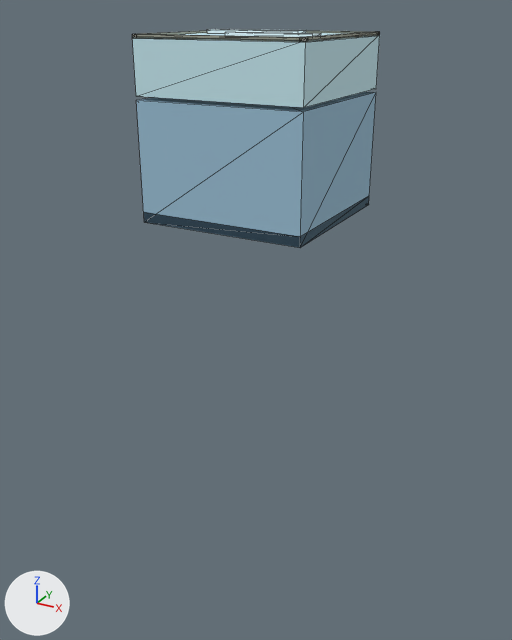
One commit to the glTF model assets/Blocks/glTF/Block_Ice.glb: the scene before it, then after it.
Rendered twice from a camera (50 mm lens) standing at (2.0, -3.7, 0.63) and looking at (-0.03, 0.0, -1.21). The lights are fixed; the arrows at lower left show +X, +Y and +Z. The older version comes first. Mesh edges are drawn as thin lines. Where no turn or scale is listed for an object, it has been applied to the vertices. Vertices at exactly the same position are counted once.

Before the edit, the objects in view are built like this:
```python
me_geometry_0 = bpy.data.meshes.new('geometry_0')
me_geometry_0.from_pydata(...)  # 60 vertices, 106 faces; spans x -0.5..0.5, y -0.5..0.5, z -0.5..0.52
me_geometry_0.materials.append(mat_material_0)
# before: 0 (-0.5, 0.5, -0.5), 1 (-0.5, -0.5, -0.5) at pixel (144, 222), 4 (0.5, 0.5, -0.5) at pixel (368, 204), 5 (0.5, -0.5, -0.5) at pixel (300, 247), 8 (-0.5, 0.5, -0.44)
# before: 9 (-0.5, -0.5, -0.44) at pixel (143, 212), 10 (0.5, 0.5, -0.44) at pixel (369, 195), 11 (0.5, -0.5, -0.44) at pixel (300, 236)
ob_geometry_0 = bpy.data.objects.new('geometry_0', me_geometry_0)
ob_geometry_0.location = (0.0, 0.0, 0.0)
```
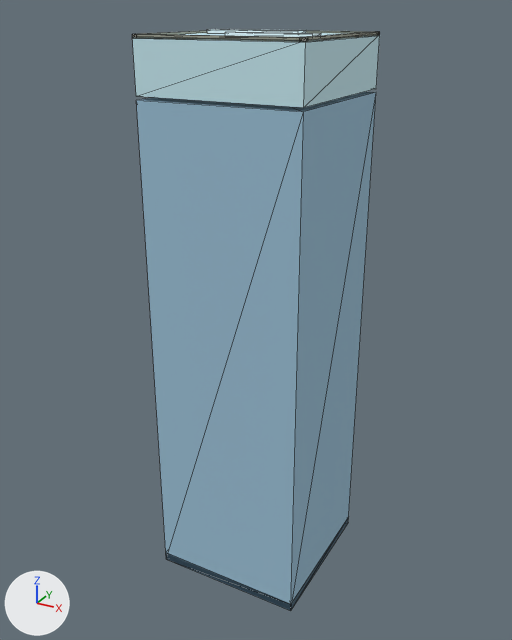
Commit message: Fix real gap between terrain rows: extend blocks into deep plinths

Where the change shows, as pixel boxes (x1, y1, x2, y2) in the pictures (512 x 640 px; the box of a moved part takes in the faces that stretch with it):
'geometry_0', reshaped (165% taller)
    before: (132, 29, 380, 248)
    after: (132, 29, 380, 611)
part 1 of me_geometry_0, moved or reshaped
    before: (136, 92, 376, 248)
    after: (136, 92, 376, 611)

The change in detail:
me_geometry_0 is used by ob_geometry_0; location (0.0, 0.0, 0.0).
me_geometry_0 had 60 vertices, 106 faces and spanned x -0.5..0.5, y -0.5..0.5, z -0.5..0.52.
me_geometry_0 now has 60 vertices, 106 faces and spans x -0.5..0.5, y -0.5..0.5, z -3.0..0.52.
Part 1, on me_geometry_0:
Vertices 0, 1, 4, 5, 8 to 11 of me_geometry_0 move by (0.0, 0.0, -2.5).
